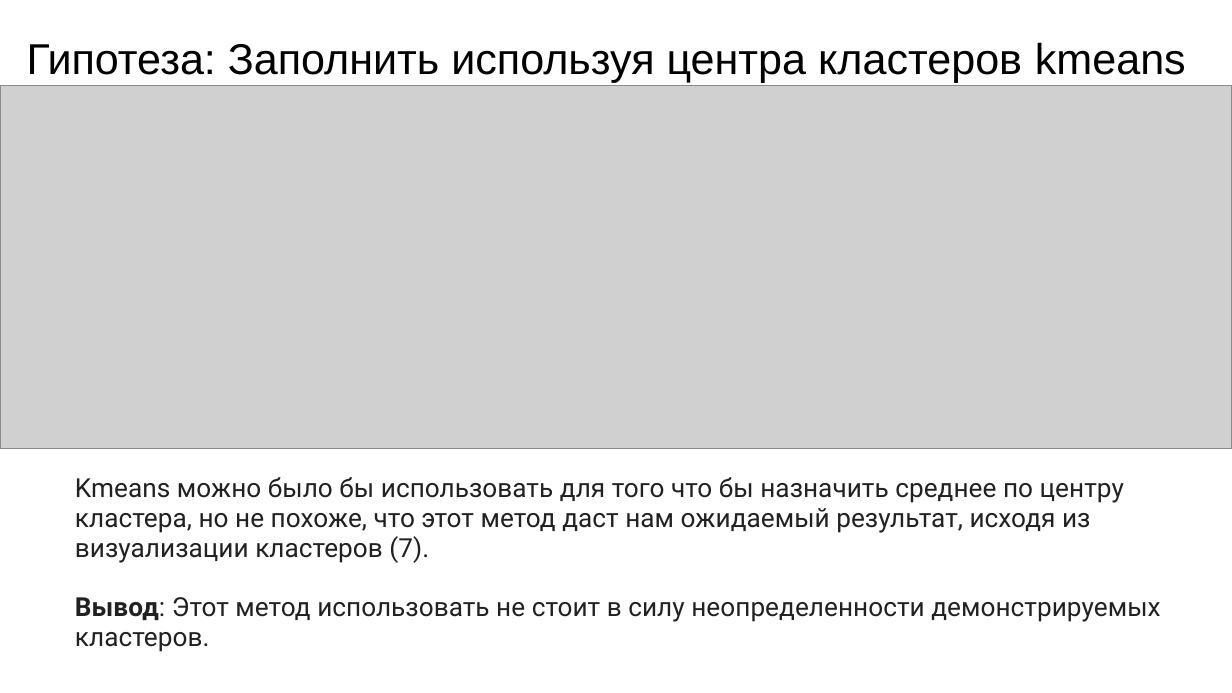
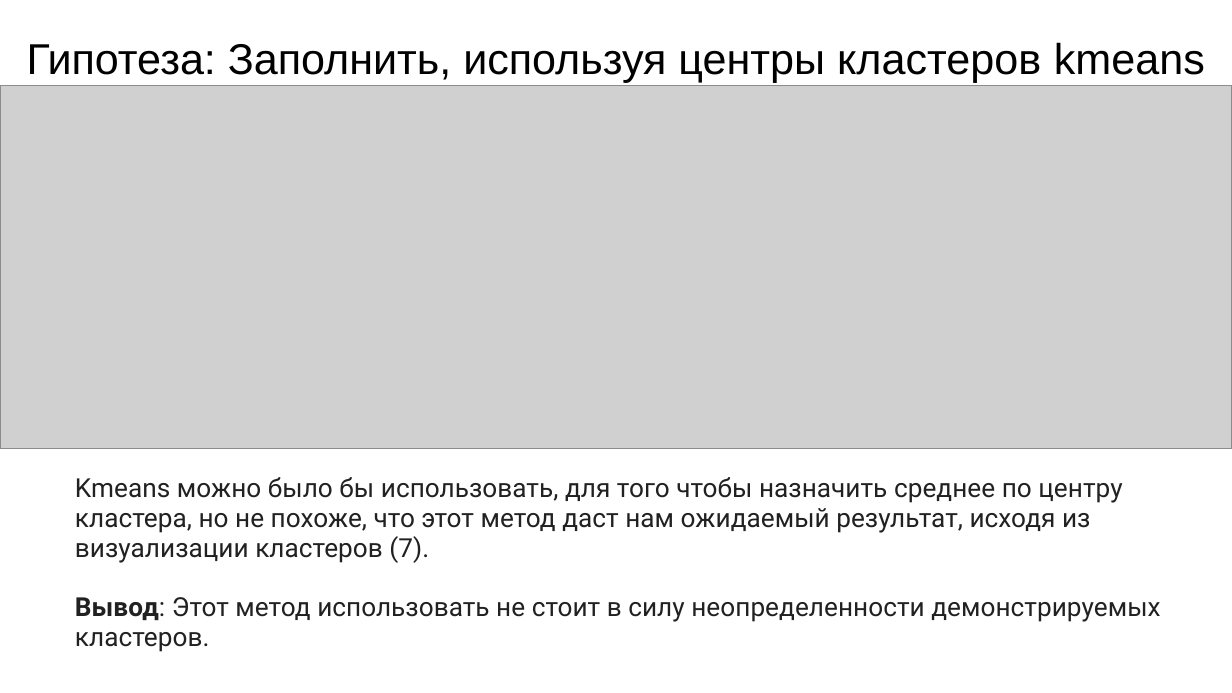
Before and after one commit to Dimildizio/DS_course, a slide deck: slide 24 of EDA_group_slides.pptx. Drawn at 1232x693 pixels with LibreOffice and Linux fonts; fonts in the diff are those of the drawing; grey boxes stand for pictures. Boxes give left, top, right and bottom in pixels: in the first picture for what was removed or moved away, otherwise in the second. Text is boxed around its words. In the diff, an @@ line names an element or a change of style, - is before the commit and + after.

```diff
--- a/EDA_group_slides.pptx
+++ b/EDA_group_slides.pptx
@@ title at (x1=27, y1=42, x2=1205, y2=82): text changed @@
-Гипотеза: Заполнить используя центра кластеров kmeans
+Гипотеза: Заполнить, используя центры кластеров kmeans
@@ text at (x1=75, y1=477, x2=1122, y2=563): text changed @@
-Kmeans можно было бы использовать для того что бы назначить среднее по центру кластера, но не похоже, что этот метод даст нам ожидаемый результат, исходя из визуализации кластеров (7).
+Kmeans можно было бы использовать, для того чтобы назначить среднее по центру кластера, но не похоже, что этот метод даст нам ожидаемый результат, исходя из визуализации кластеров (7).
```
Also in this commit, not shown: 19 other slides changed.
